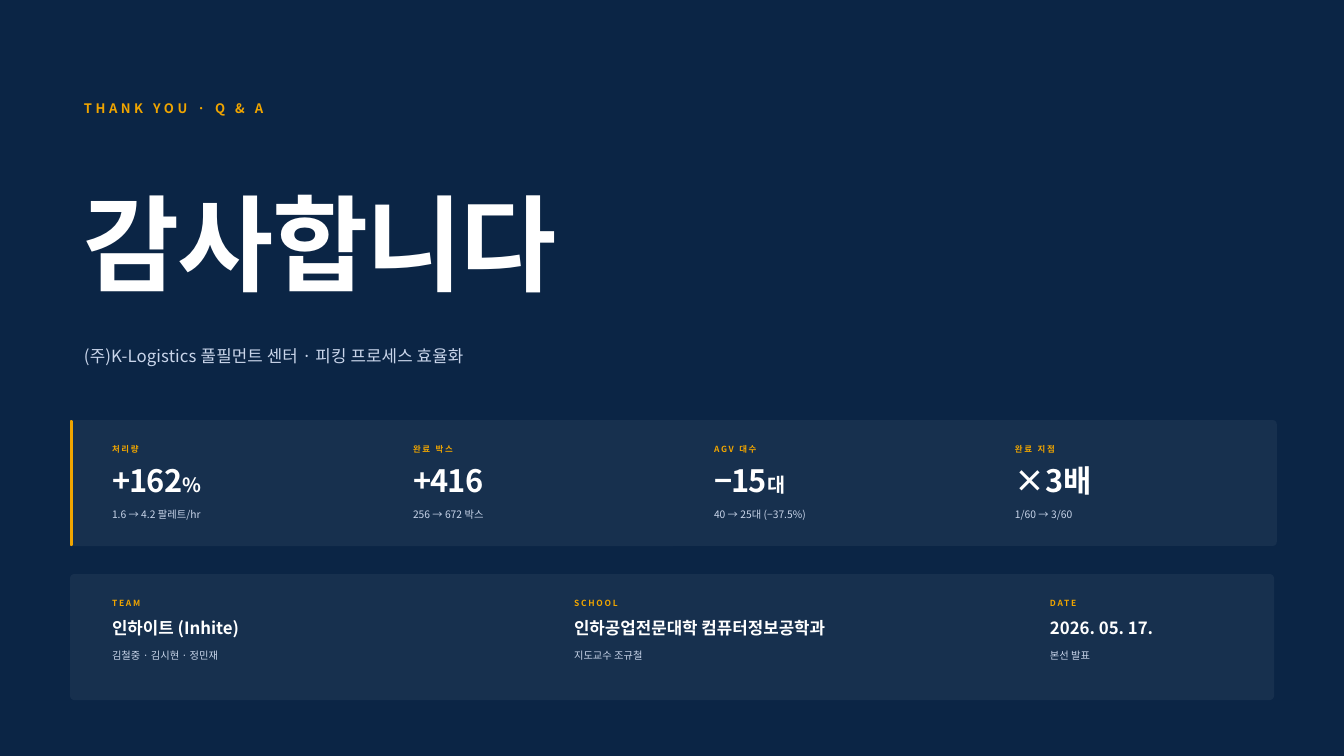
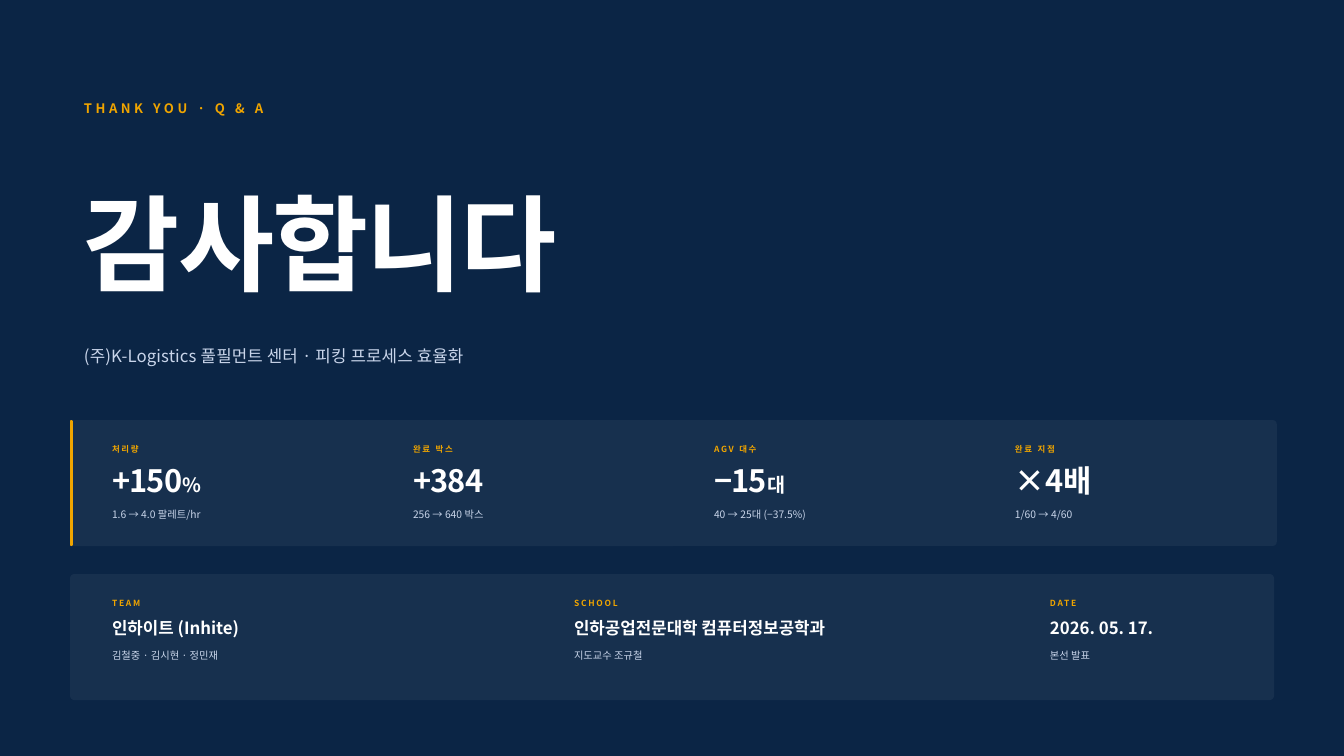
Before and after one commit to cholin3721/simulation_contest2, a slide deck: slide 14 of 피킹_프로세스_효율화_및_생산성_극대화_20260709235709.pptx. Drawn at 1344x756 pixels with LibreOffice and Linux fonts; fonts in the diff are those of the drawing; background and template pictures are left out. Boxes give left, top, right and bottom in pixels: in the first picture for what was removed or moved away, otherwise in the second. Text is boxed around its words. In the diff, an @@ line names an element or a change of style, - is before the commit and + after.

```diff
--- a/피킹_프로세스_효율화_및_생산성_극대화_20260709235709.pptx
+++ b/피킹_프로세스_효율화_및_생산성_극대화_20260709235709.pptx
@@ text at box(112, 469, 183, 493): text changed @@
-+162%
++150%
@@ text at box(413, 468, 484, 493): text changed @@
-+416
++384
@@ text at box(1015, 466, 1092, 495): text changed @@
-×3배
+×4배
@@ text at box(112, 509, 201, 520): text changed @@
-1.6 → 4.2 팔레트/hr
+1.6 → 4.0 팔레트/hr
@@ text at box(413, 509, 484, 519): text changed @@
-256 → 672 박스
+256 → 640 박스
@@ text at box(1015, 510, 1072, 520): text changed @@
-1/60 → 3/60
+1/60 → 4/60
```
Also in this commit, not shown: 6 other slides changed, 7 other files.
